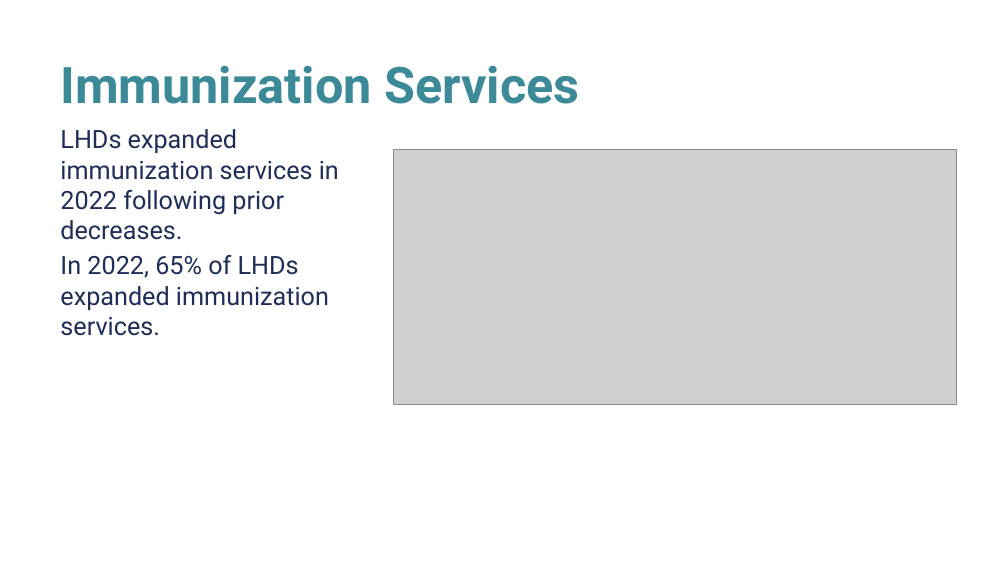
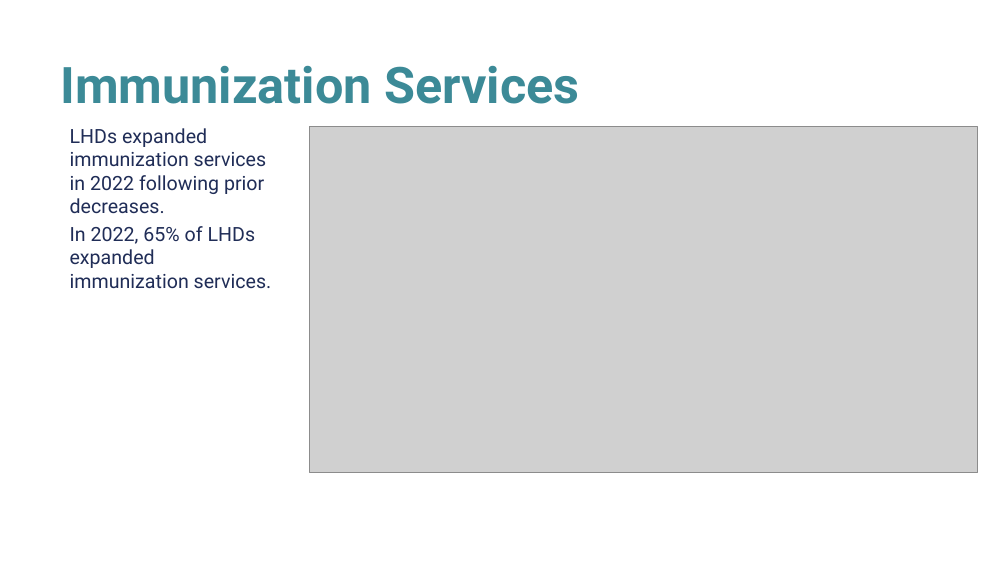
Before and after one commit to NACCHO-profile/nacchoProfile, a slide deck: slide 5 of inst/app/www/Profile2022KeyFindings.pptx. Drawn at 1008x567 pixels with LibreOffice and Linux fonts; fonts in the diff are those of the drawing; grey boxes stand for pictures; background and template pictures are left out. Boxes give left, top, right and bottom in pixels: in the first picture for what was removed or moved away, otherwise in the second. Text is boxed around its words. In the diff, an @@ line names an element or a change of style, - is before the commit and + after.

```diff
--- a/inst/app/www/Profile2022KeyFindings.pptx
+++ b/inst/app/www/Profile2022KeyFindings.pptx
@@ text "LHDs expanded immunization services in ..." moved from (x1=60, y1=129, x2=339, y2=336) to (x1=70, y1=128, x2=272, y2=289) @@
@@ text "LHDs expanded immunization services in ..." at (x1=70, y1=128, x2=272, y2=289): size 18 to 14 pt @@
@@ picture resized from (x1=393, y1=150, x2=956, y2=405) to (x1=309, y1=127, x2=978, y2=473) @@
```
Also in this commit, not shown: 7 other slides changed, 37 other files.
